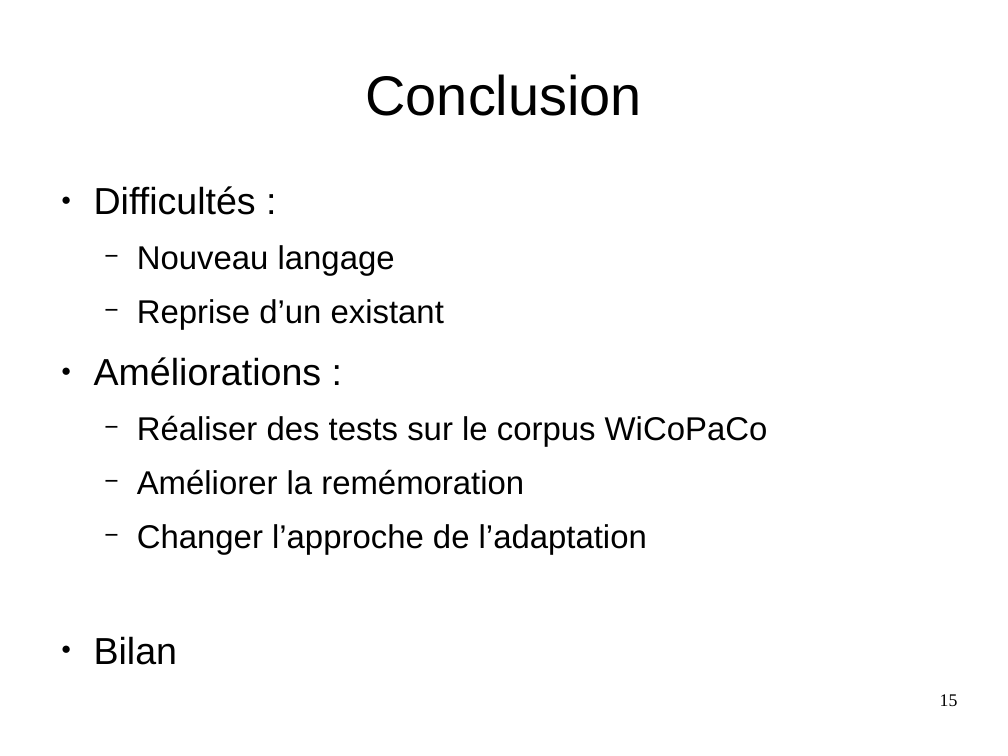
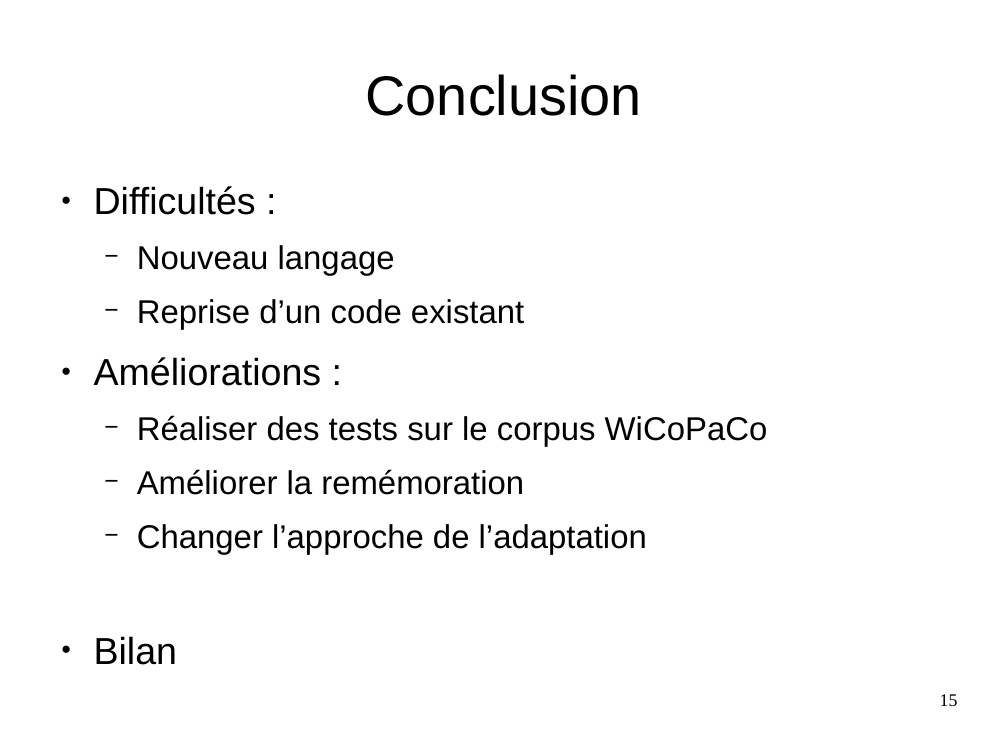
Before and after one commit to Sle3pingForest/StageL3, a slide deck: slide 15 of RapportAndre/Pres.odp. Drawn at 1008x756 pixels with LibreOffice and Linux fonts; fonts in the diff are those of the drawing. Boxes give left, top, right and bottom in pixels: in the first picture for what was removed or moved away, otherwise in the second. Text is boxed around its words. In the diff, an @@ line names an element or a change of style, - is before the commit and + after.

```diff
--- a/RapportAndre/Pres.odp
+++ b/RapportAndre/Pres.odp
@@ text at (x1=137, y1=299, x2=524, y2=329): text changed @@
-  − Reprise d’un existant
+  − Reprise d’un code existant
```
Also in this commit, not shown: 4 other slides changed.
